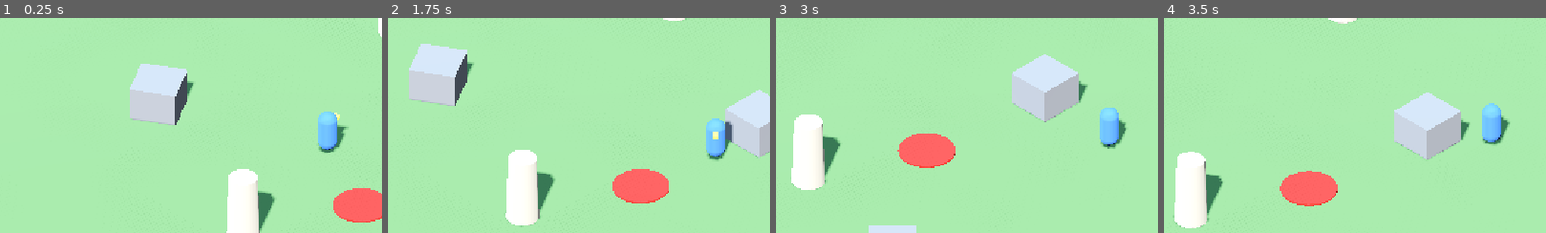
Above: before the commit, frames 1-4 (left to right).
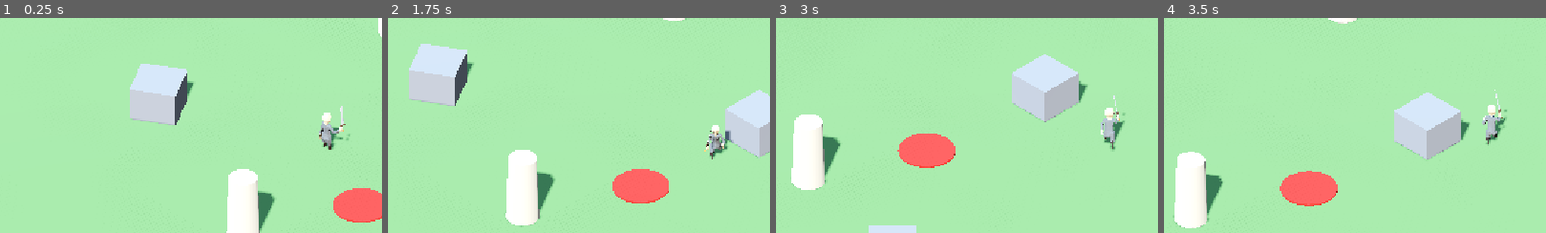
Above: after the commit, the same moments.

Repository: alexrlcz/AetherRPG
Game: Godot game, scene res://scenes/main/main.tscn
Same seed, same stepped clock (60 frames per second), same inputs: the game is played once before the commit and once after it.
Inputs (mouse positions are % of the whole screen's width and height, from its top left):
- Up to frame 1 (0.25 s): no input
- Up to frame 2 (1.75 s): tap Enter at 0.5 s; move the mouse to (72, 45) at 0.52 s; hold D (move_right) 0.53-1.28 s; hold Right mouse button (aim) 0.53-1.28 s; move the mouse to (30, 55) at 1.27 s; hold S (move_back) from 1.28 s (still down); right-click (30, 55) at 1.35 s
- Up to frame 3 (3 s): move the mouse to (60, 28) at 2.02 s; release S (move_back) at 2.03 s; hold D (move_right) 2.03-2.78 s; hold Mouse wheel up (zoom_in) 2.03-2.78 s; right-click (60, 28) at 2.3 s; move the mouse to (45, 70) at 2.77 s; hold W (move_forward) from 2.78 s (still down); tap Mouse wheel down (zoom_out) at 2.85 s
- Up to frame 4 (3.5 s): keep holding W (move_forward); right-click (45, 70) at 3.05 s
The pictures show only the part of the screen within x 7-57%, y 20-70%; the shares and areas given below are measured in that part.

The runs differ from the first frame. In frame 1, 1.2% of the frame differs, in the area x 83-92%, y 40-63%; in frame 2, 1.1%; in frame 3, 1.0%; in frame 4, 1.1%.

Commit message:
Replace player capsule with animated knight model
- Import Knight character and equipment FBX assets
- Knight scaled to ~1.8 m and rotated to face -Z; sword attached to Palm.R
- PlayerAnimator drives idle / run (speed-scaled, reversed when walking
  backwards while aiming) / death from controller state
- Document model setup in docs/architecture.md

Co-Authored-By: Claude Opus 5.5 <noreply@anthropic.com>

Diff:
--- a/scenes/player/player.tscn
+++ b/scenes/player/player.tscn
@@ -3,25 +3,13 @@
 [ext_resource type="Script" path="res://scripts/player/player_controller.gd" id="1_ctrl"]
 [ext_resource type="Script" path="res://scripts/components/health_component.gd" id="2_health"]
 [ext_resource type="Script" path="res://scripts/components/hurtbox_component.gd" id="3_hurtbox"]
+[ext_resource type="PackedScene" path="res://assets/characters/knight/KnightCharacter.fbx" id="4_knight"]
+[ext_resource type="PackedScene" path="res://assets/equipment/Sword.fbx" id="5_sword"]
+[ext_resource type="Script" path="res://scripts/player/player_animator.gd" id="6_anim"]
 
 [sub_resource type="CapsuleShape3D" id="CapsuleShape3D_body"]
 radius = 0.4
 height = 1.8
-
-[sub_resource type="StandardMaterial3D" id="Mat_body"]
-albedo_color = Color(0.25, 0.45, 0.85, 1)
-
-[sub_resource type="CapsuleMesh" id="CapsuleMesh_body"]
-material = SubResource("Mat_body")
-radius = 0.4
-height = 1.8
-
-[sub_resource type="StandardMaterial3D" id="Mat_marker"]
-albedo_color = Color(0.95, 0.85, 0.3, 1)
-
-[sub_resource type="BoxMesh" id="BoxMesh_marker"]
-material = SubResource("Mat_marker")
-size = Vector3(0.25, 0.15, 0.35)
 
 [node name="Player" type="CharacterBody3D" node_paths=PackedStringArray("health")]
 collision_layer = 2
@@ -35,13 +23,14 @@
 
 [node name="Visual" type="Node3D" parent="."]
 
-[node name="Body" type="MeshInstance3D" parent="Visual"]
-transform = Transform3D(1, 0, 0, 0, 1, 0, 0, 0, 1, 0, 0.9, 0)
-mesh = SubResource("CapsuleMesh_body")
+[node name="Model" parent="Visual" instance=ExtResource("4_knight")]
+transform = Transform3D(-0.32, 0, 0, 0, 0.32, 0, 0, 0, -0.32, 0, 0, 0)
 
-[node name="FacingMarker" type="MeshInstance3D" parent="Visual"]
-transform = Transform3D(1, 0, 0, 0, 1, 0, 0, 0, 1, 0, 1.35, -0.45)
-mesh = SubResource("BoxMesh_marker")
+[node name="RightHand" type="BoneAttachment3D" parent="Visual/Model/HumanArmature/Skeleton3D"]
+bone_name = "Palm.R"
+
+[node name="Sword" parent="Visual/Model/HumanArmature/Skeleton3D/RightHand" instance=ExtResource("5_sword")]
+transform = Transform3D(0, -0.01, 0, 0.01, 0, 0, 0, 0, 0.01, 0, 0.003, 0)
 
 [node name="HealthComponent" type="Node" parent="."]
 script = ExtResource("2_health")
@@ -57,3 +46,8 @@
 [node name="CollisionShape3D" type="CollisionShape3D" parent="Hurtbox"]
 transform = Transform3D(1, 0, 0, 0, 1, 0, 0, 0, 1, 0, 0.9, 0)
 shape = SubResource("CapsuleShape3D_body")
+
+[node name="Animator" type="Node" parent="." node_paths=PackedStringArray("controller", "animation_player")]
+script = ExtResource("6_anim")
+controller = NodePath("..")
+animation_player = NodePath("../Visual/Model/AnimationPlayer")
--- /dev/null
+++ b/scripts/player/player_animator.gd
@@ -0,0 +1,63 @@
+class_name PlayerAnimator
+extends Node
+## Drives the character's AnimationPlayer from PlayerController state.
+## Gameplay code never calls into this node; it only observes.
+
+@export var controller: PlayerController
+@export var animation_player: AnimationPlayer
+
+@export_group("Animations")
+@export var idle_animation: StringName = &"HumanArmature|Idle_swordRight"
+@export var run_animation: StringName = &"HumanArmature|Run_swordRight"
+@export var death_animation: StringName = &"HumanArmature|Death"
+
+@export_group("Tuning")
+@export var blend_time: float = 0.15
+## Below this horizontal speed (m/s) the character is considered idle.
+@export var move_threshold: float = 0.3
+## Movement speed (m/s) at which the run cycle plays at normal rate.
+@export var run_reference_speed: float = 6.0
+## Moving against the facing direction more than this (dot product) plays
+## the run cycle in reverse (walking backwards while aiming).
+@export var backwards_threshold: float = -0.3
+
+var _dead: bool = false
+
+
+func _ready() -> void:
+	# Imported FBX animations are not flagged as looping.
+	for anim_name in [idle_animation, run_animation]:
+		if animation_player.has_animation(anim_name):
+			animation_player.get_animation(anim_name).loop_mode = Animation.LOOP_LINEAR
+		else:
+			push_warning("PlayerAnimator: missing animation '%s'" % anim_name)
+	if controller.health:
+		controller.health.died.connect(_on_died)
+	animation_player.play(idle_animation)
+
+
+func _process(_delta: float) -> void:
+	if _dead:
+		return
+	var horizontal := Vector3(controller.velocity.x, 0.0, controller.velocity.z)
+	var speed := horizontal.length()
+	if speed < move_threshold:
+		_play(idle_animation, 1.0)
+		return
+	var forward := -controller.global_basis.z
+	var rate := speed / run_reference_speed
+	if horizontal.normalized().dot(forward) < backwards_threshold:
+		rate = -rate
+	_play(run_animation, rate)
+
+
+func _play(anim_name: StringName, speed: float) -> void:
+	if animation_player.current_animation != anim_name:
+		animation_player.play(anim_name, blend_time)
+	animation_player.speed_scale = speed
+
+
+func _on_died() -> void:
+	_dead = true
+	animation_player.speed_scale = 1.0
+	animation_player.play(death_animation, blend_time)
Binary file added: assets/characters/knight/KnightCharacter.fbx
Not shown, added: assets/characters/knight/KnightCharacter.fbx.import
Binary file added: assets/equipment/Club.fbx
Not shown, added: assets/equipment/Club.fbx.import
Binary file added: assets/equipment/Helmet1.fbx
Not shown, added: assets/equipment/Helmet1.fbx.import
Binary file added: assets/equipment/Helmet2.fbx
Not shown, added: assets/equipment/Helmet2.fbx.import
Binary file added: assets/equipment/Helmet3.fbx
Not shown, added: assets/equipment/Helmet3.fbx.import
Binary file added: assets/equipment/Katana.fbx
Not shown, added: assets/equipment/Katana.fbx.import
(and 8 more such lines)
